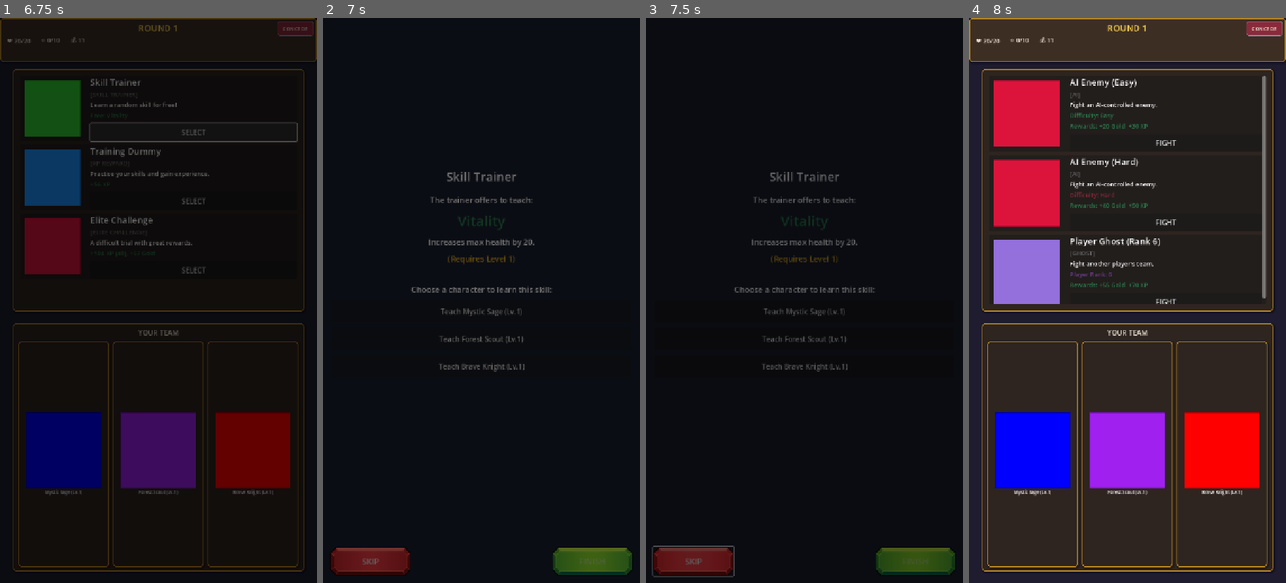
Above: before the commit, frames 1-4 (left to right).
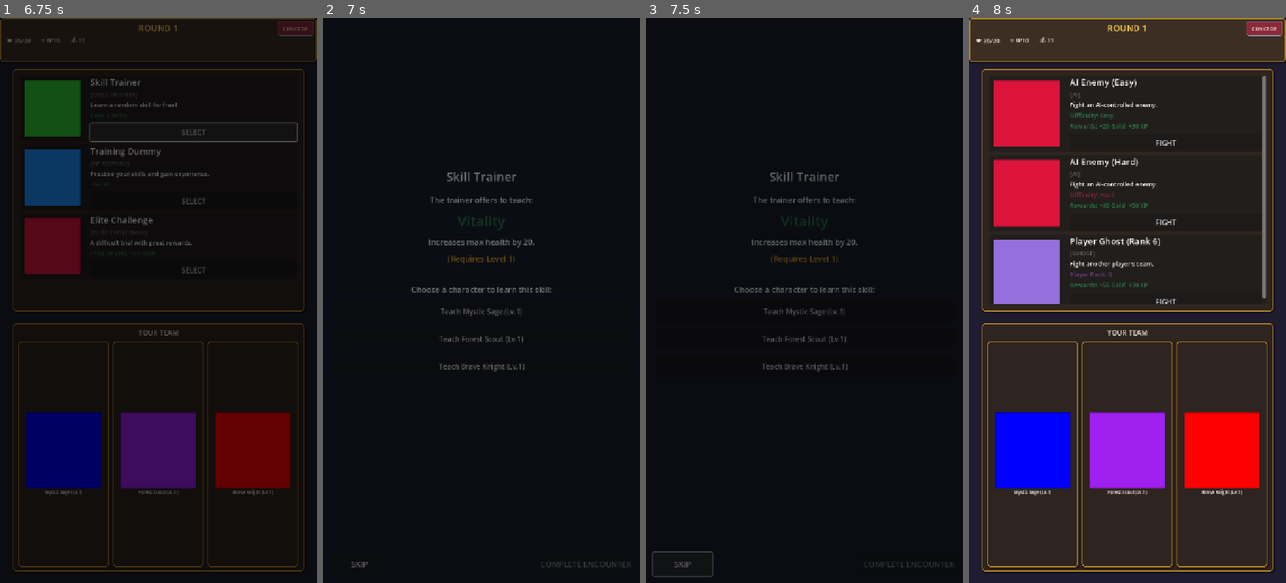
Above: after the commit, the same moments.

Repository: glenncj3/six-strong
Game: Godot game, scene res://scenes/main.tscn
Two runs of this game, one before a commit and one after it. Both use one fixed random seed, a clock stepped at 60 frames per second and the inputs below.
Inputs (mouse positions are in pixels of both pictures, inside the frame that each line leads up to):
- Up to frame 1 (6.75 s): click "PLAY" at 0.5 s; tap Enter at 1.25 s; move the mouse to (228, 272) at 1.27 s; hold D 1.28-2 s; tap G at 1.35 s; click (228, 272) at 1.42 s; click "SELECT" at 2 s; click "SELECT" at 2.75 s; click "SELECT" at 3.5 s; click "START RUN" at 4.25 s; move the mouse to (63, 453) at 5.02 s; tap X at 5.1 s; click (63, 453) at 5.17 s; click "<" at 5.75 s; click "SELECT" at 6.5 s
- Up to frame 2 (7 s): no input
- Up to frame 3 (7.5 s): click "SKIP" at 7.25 s
- Up to frame 4 (8 s): no input

Frame 1 is identical in both runs. In frame 2, 2.4% of the frame differs, in the area x 2-98%, y 93-99%; in frame 3, 2.5%, in the area x 1-98%, y 93-99%; in frame 4, nothing differs.

Commit message:
Revert "scene finishing buttons"
This reverts commit 56a359379356f189ce640b60e70079872f15b0b5.

Diff:
--- a/auto-battle-journey/scenes/ui/encounter_execute.tscn
+++ b/auto-battle-journey/scenes/ui/encounter_execute.tscn
@@ -1,54 +1,6 @@
-[gd_scene load_steps=10 format=3 uid="uid://encounter_execute1"]
+[gd_scene load_steps=2 format=3 uid="uid://encounter_execute1"]
 
 [ext_resource type="Script" uid="uid://encounter_exe_s1" path="res://scenes/ui/encounter_execute.gd" id="1_script"]
-[ext_resource type="Texture2D" path="res://assets/ui/buttons/Button_Rectangle_01_Convex_Red.png" id="2_skip_btn"]
-[ext_resource type="Texture2D" path="res://assets/ui/buttons/Button_Rectangle_01_Convex_Green.png" id="3_finish_btn"]
-
-[sub_resource type="StyleBoxTexture" id="StyleBoxTexture_skip_normal"]
-texture = ExtResource("2_skip_btn")
-texture_margin_left = 32.0
-texture_margin_top = 20.0
-texture_margin_right = 32.0
-texture_margin_bottom = 20.0
-
-[sub_resource type="StyleBoxTexture" id="StyleBoxTexture_skip_hover"]
-texture = ExtResource("2_skip_btn")
-texture_margin_left = 32.0
-texture_margin_top = 20.0
-texture_margin_right = 32.0
-texture_margin_bottom = 20.0
-modulate_color = Color(1.2, 1.2, 1.2, 1)
-
-[sub_resource type="StyleBoxTexture" id="StyleBoxTexture_skip_pressed"]
-texture = ExtResource("2_skip_btn")
-texture_margin_left = 32.0
-texture_margin_top = 20.0
-texture_margin_right = 32.0
-texture_margin_bottom = 20.0
-modulate_color = Color(0.8, 0.8, 0.8, 1)
-
-[sub_resource type="StyleBoxTexture" id="StyleBoxTexture_finish_normal"]
-texture = ExtResource("3_finish_btn")
-texture_margin_left = 32.0
-texture_margin_top = 20.0
-texture_margin_right = 32.0
-texture_margin_bottom = 20.0
-
-[sub_resource type="StyleBoxTexture" id="StyleBoxTexture_finish_hover"]
-texture = ExtResource("3_finish_btn")
-texture_margin_left = 32.0
-texture_margin_top = 20.0
-texture_margin_right = 32.0
-texture_margin_bottom = 20.0
-modulate_color = Color(1.2, 1.2, 1.2, 1)
-
-[sub_resource type="StyleBoxTexture" id="StyleBoxTexture_finish_pressed"]
-texture = ExtResource("3_finish_btn")
-texture_margin_left = 32.0
-texture_margin_top = 20.0
-texture_margin_right = 32.0
-texture_margin_bottom = 20.0
-modulate_color = Color(0.8, 0.8, 0.8, 1)
 
 [node name="EncounterExecute" type="Control"]
 layout_mode = 3
@@ -101,15 +53,11 @@
 anchor_bottom = 1.0
 offset_left = 16.0
 offset_top = -70.0
-offset_right = 200.0
+offset_right = 150.0
 offset_bottom = -16.0
 grow_horizontal = 1
 grow_vertical = 0
 theme_override_font_sizes/font_size = 18
-theme_override_styles/normal = SubResource("StyleBoxTexture_skip_normal")
-theme_override_styles/hover = SubResource("StyleBoxTexture_skip_hover")
-theme_override_styles/pressed = SubResource("StyleBoxTexture_skip_pressed")
-theme_override_styles/disabled = SubResource("StyleBoxTexture_skip_normal")
 text = "SKIP"
 
 [node name="CompleteButton" type="Button" parent="."]
@@ -126,9 +74,5 @@
 grow_horizontal = 0
 grow_vertical = 0
 theme_override_font_sizes/font_size = 18
-theme_override_styles/normal = SubResource("StyleBoxTexture_finish_normal")
-theme_override_styles/hover = SubResource("StyleBoxTexture_finish_hover")
-theme_override_styles/pressed = SubResource("StyleBoxTexture_finish_pressed")
-theme_override_styles/disabled = SubResource("StyleBoxTexture_finish_normal")
 disabled = true
-text = "FINISH"
+text = "COMPLETE ENCOUNTER"
Binary file removed: auto-battle-journey/assets/ui/buttons/Button_Rectangle_01_Convex_Green.png
Not shown, removed: auto-battle-journey/assets/ui/buttons/Button_Rectangle_01_Convex_Green.png.import
Binary file removed: auto-battle-journey/assets/ui/buttons/Button_Rectangle_01_Convex_Red.png
Not shown, removed: auto-battle-journey/assets/ui/buttons/Button_Rectangle_01_Convex_Red.png.import
